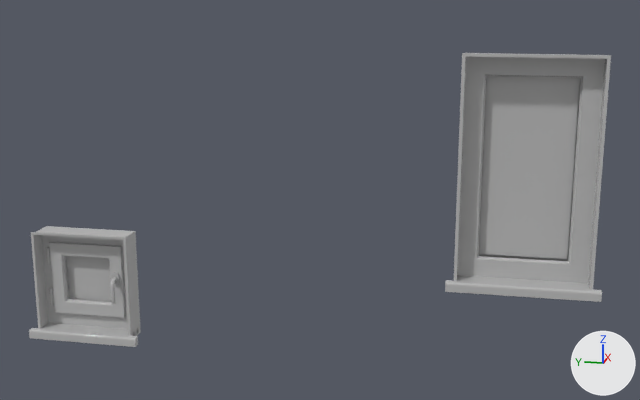
Before and after pictures for a commit that changed the FBX model Assets/GavsHome/Windows/Win01-05.fbx.
Before and after are seen from a 50 mm lens placed at (0.75, 1.03, 3.65), pointed at (5.16, 1.91, 2.55). The lights are fixed; the arrows at lower right show +X, +Y and +Z. The picture after the commit comes second. Where no turn or scale is listed for an object, it has been applied to the vertices.

Objects in the first picture: 'Object064', 'window', 'window_016'.
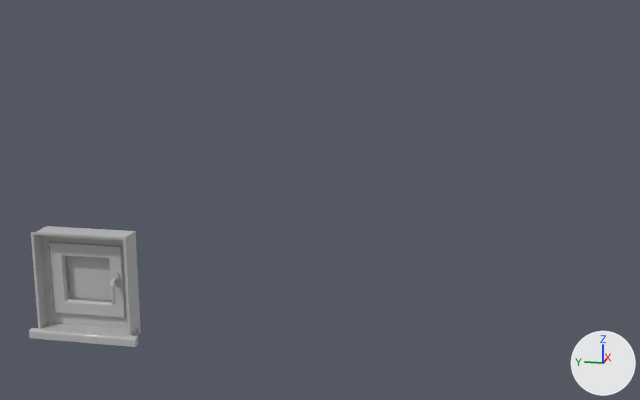
Location of each change, (x1, y1, x2, y2) in pixels of the pictures (640 x 400 px):
'window', deleted
    before: (445, 53, 611, 302)
    faces in mat_99 (grey #bcbcbc): (445, 53, 611, 302)
    faces in mat_98 (grey #bcbcbc): (479, 76, 581, 261)

What the commit changed:
Object 'window' (ob_window) is deleted.
